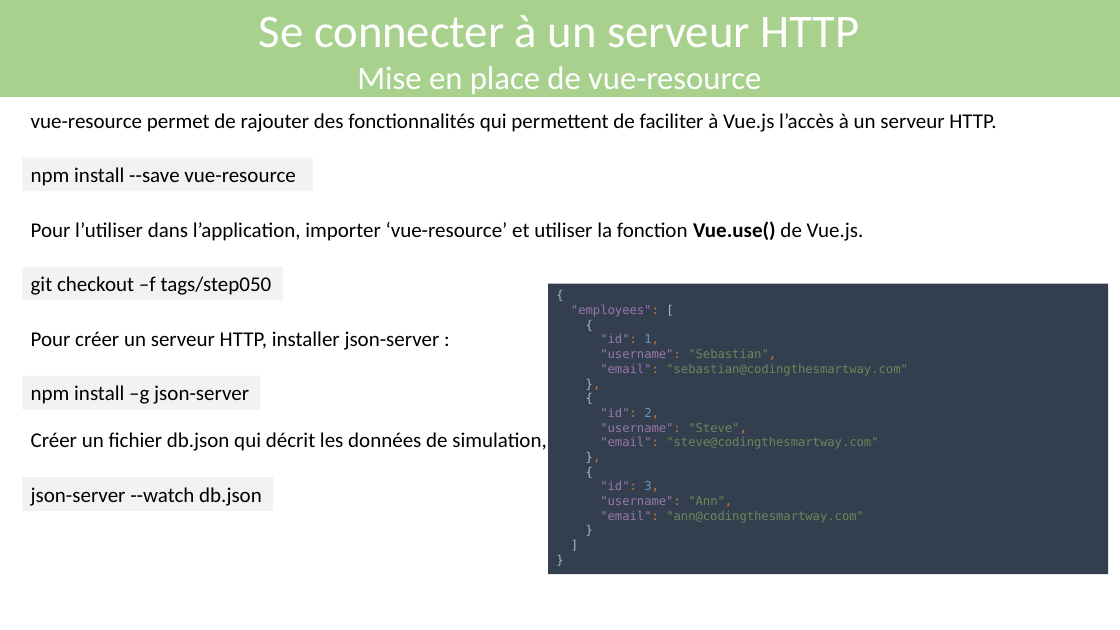
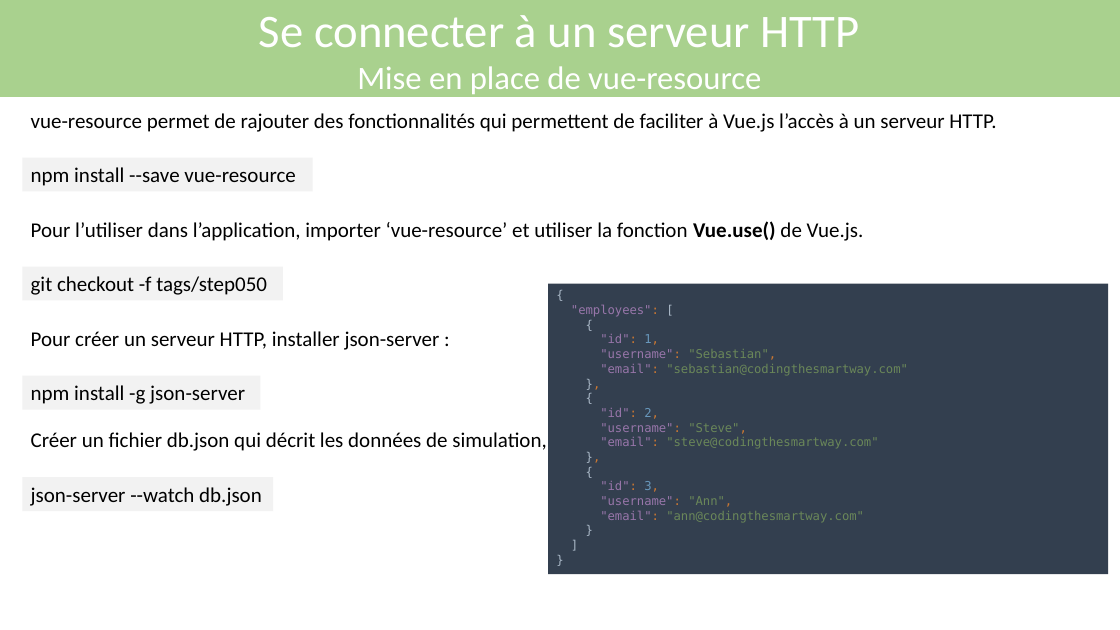
Before and after one commit to asebban/training-vuejs, a slide deck: slide 113 of Support Formation VueJS.pptx. Drawn at 1120x630 pixels with LibreOffice and Linux fonts; fonts in the diff are those of the drawing. Boxes give left, top, right and bottom in pixels: in the first picture for what was removed or moved away, otherwise in the second. Text is boxed around its words. In the diff, an @@ line names an element or a change of style, - is before the commit and + after.

```diff
--- a/Support Formation VueJS.pptx
+++ b/Support Formation VueJS.pptx
@@ text in rectangle at box(31, 276, 267, 295): text changed @@
-git checkout –f tags/step050
+git checkout -f tags/step050
@@ text in rectangle at box(31, 385, 245, 404): text changed @@
-npm install –g json-server
+npm install -g json-server
```
Also in this commit, not shown: 80 other slides changed.
